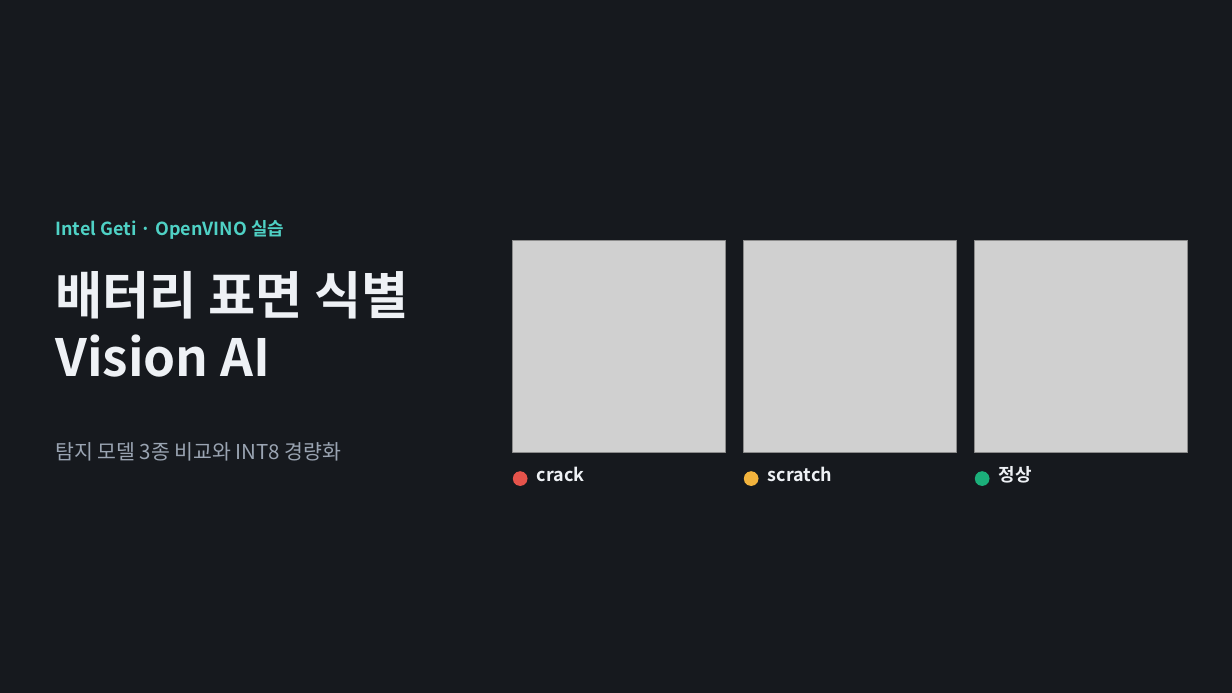
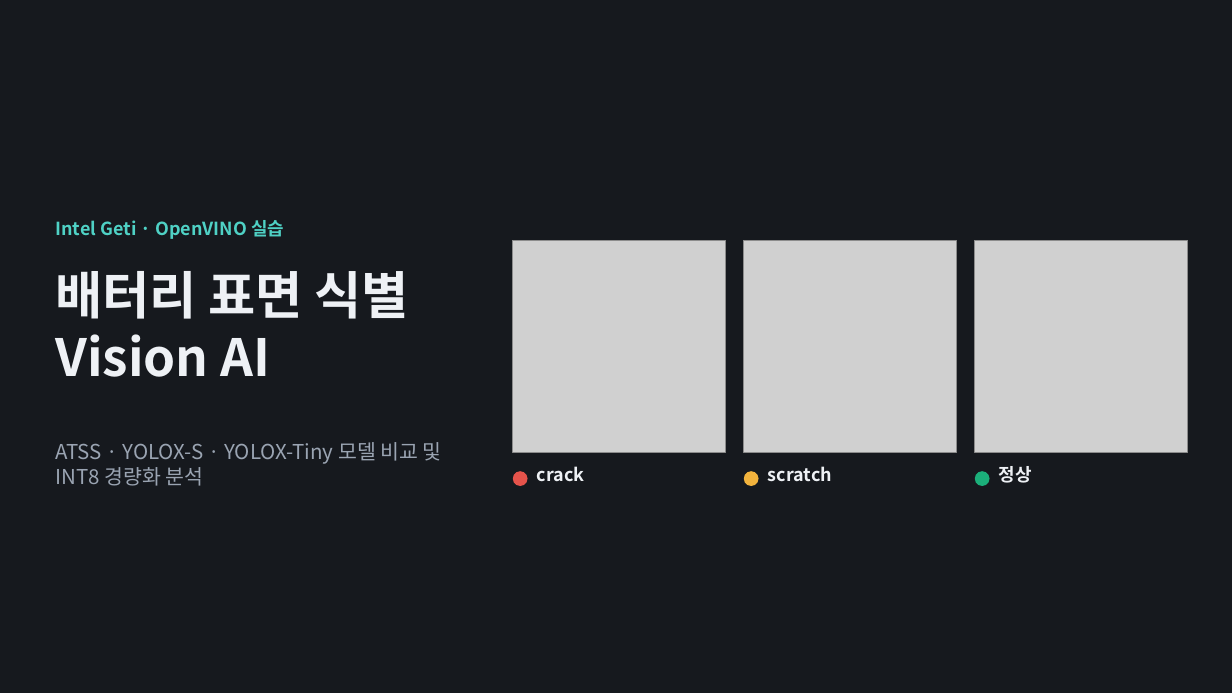
Before and after one commit to se4nchoi/batteryvision, a slide deck: slide 1 of docs/submission/BatteryVision_발표.pptx. Drawn at 1232x693 pixels with LibreOffice and Linux fonts; fonts in the diff are those of the drawing; grey boxes stand for pictures. Boxes give left, top, right and bottom in pixels: in the first picture for what was removed or moved away, otherwise in the second. Text is boxed around its words. In the diff, an @@ line names an element or a change of style, - is before the commit and + after.

```diff
--- a/docs/submission/BatteryVision_발표.pptx
+++ b/docs/submission/BatteryVision_발표.pptx
@@ text at (x1=55, y1=442, x2=442, y2=486): text changed @@
-탐지 모델 3종 비교와 INT8 경량화
+ATSS · YOLOX-S · YOLOX-Tiny 모델 비교 및 INT8 경량화 분석
```
Also in this commit, not shown: 7 other slides changed, 1 slide added, 1 slide removed, 5 other files.
